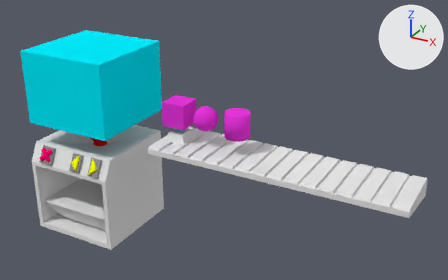
Renders of the Blender file SyncDemo/Assets/Models/Shelf.blend from each side of a commit.
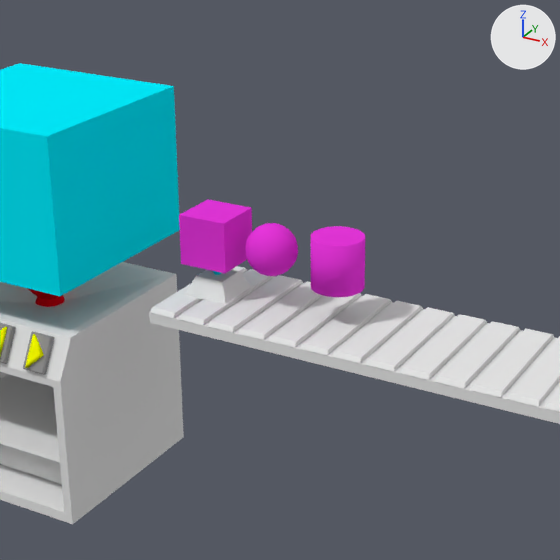
Each version is shown whole from a 50 mm camera at (3.42, -3.926, 3.001) aimed at (1.219, 0.076, 1.0), then close up on the part from 17% to 77% of the width and 0% to 95% of the height. Lighting does not change. The marker at upper right points along +X, +Y and +Z.

The scene before the commit, as lines of its bpy script (objects in view):
```python
me_cubemesh = bpy.data.meshes.new('CubeMesh')
me_cubemesh.from_pydata(...)  # a box spanning x -0.1..0.1, y -0.1..0.1, z -0.1..0.1
me_cubemesh.materials.append(mat_object)  # pink #e736da
me_cylindermesh = bpy.data.meshes.new('CylinderMesh')
me_cylindermesh.from_pydata(...)  # a 16-sided cylinder along z spanning x -0.1..0.1, y -0.1..0.1, z -0.1..0.1
for i in [*range(0, 14), 15, 16]: me_cylindermesh.polygons[i].use_smooth = True
me_cylindermesh.materials.append(mat_object)  # pink #e736da
me_shelfmesh = bpy.data.meshes.new('ShelfMesh')
me_shelfmesh.from_pydata([(-1.0, -0.27, 0.02), (-1.0, -0.27, 0.07), (-1.0, 0.27, -0.07), (-1.0, 0.27, 0.07), (1.07, -0.27, 0.02), (1.07, -0.27, 0.07), (1.07, 0.27, -0.07), (1.07, 0.27, 0.07)], [], [(1, 3, 2, 0), (3, 7, 6, 2), (7, 5, 4, 6), (5, 1, 0, 4), (0, 2, 6, 4), (5, 7, 3, 1)])
me_shelfmesh.materials.append(mat_implement_base)  # white #e7e7e7
me_spheremesh = bpy.data.meshes.new('SphereMesh')
me_spheremesh.from_pydata(...)  # a UV sphere (16 segments, 16 rings, poles along z) spanning x -0.1..0.1, y -0.1..0.1, z -0.1..0.1
me_spheremesh.polygons.foreach_set('use_smooth', [True] * 256)
me_spheremesh.materials.append(mat_object)  # pink #e736da
ob_cube = bpy.data.objects.new('Cube', me_cubemesh)
ob_cube.location = (0.85, 0.002, 1.194)
ob_cylinder = bpy.data.objects.new('Cylinder', me_cylindermesh)
ob_cylinder.location = (1.376, 0.002, 1.191)
ob_shelf = bpy.data.objects.new('Shelf', me_shelfmesh)
ob_shelf.location = (1.711, 0.0, 0.879)
ob_sphere = bpy.data.objects.new('Sphere', me_spheremesh)
ob_sphere.location = (1.096, 0.002, 1.184)
# also in view: 'Pedestal' at (0.85, 0.002, 1.028); 'Oven' at (-0.003, -0.04, 0.438); 'SingleStepForwardButton' at (0.276, -0.412, 0.733); 'ProjectionSpace' at (-0.003, 0.0, 1.254); 'ShelfTop' at (1.749, 0.0, 0.956)
```
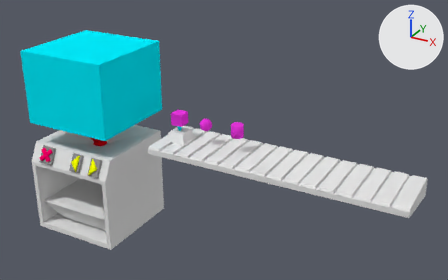
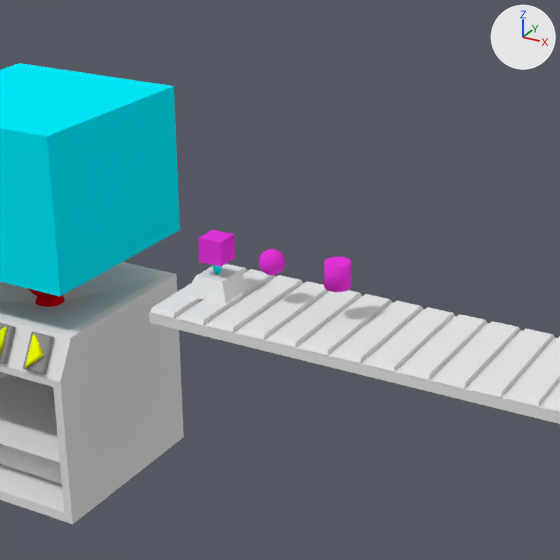
Location of each change, [x1, y1, x2, y2] in pixels of the close-ups (560 x 560 px):
'Cube', mesh rescaled, moved (49% narrower, 49% shorter)
    before: [179, 199, 252, 273]
    after: [198, 230, 235, 267]
'Cylinder', mesh rescaled, moved (49% narrower, 50% shorter)
    before: [311, 226, 365, 297]
    after: [324, 257, 351, 292]
'Sphere', mesh rescaled, moved (50% narrower, 50% shorter)
    before: [245, 223, 298, 276]
    after: [259, 249, 285, 275]

The change, as a list of edits to the scene's bpy script:
```text
Change me_cylindermesh:
    where me_cylindermesh.from_pydata(...)  # 32 vertices, 18 faces; spans x -0.1..0.1, y -0.1..0.1, z -0.1..0.1
    used by ob_cylinder; location = (1.376, 0.002, 1.191)
    me_cylindermesh part 1: the whole mesh is scaled about its middle by 0.5
Change me_spheremesh:
    where me_spheremesh.from_pydata(...)  # 242 vertices, 256 faces; spans x -0.1..0.1, y -0.1..0.1, z -0.1..0.1
    used by ob_sphere; location = (1.096, 0.002, 1.184)
    me_spheremesh part 2: the whole mesh is scaled about its middle by 0.5
Change me_cubemesh:
    where me_cubemesh.from_pydata(...)  # 8 vertices, 6 faces; spans x -0.1..0.1, y -0.1..0.1, z -0.1..0.1
    used by ob_cube; location = (0.85, 0.002, 1.194)
    me_cubemesh part 3: the whole mesh is scaled about its middle by 0.5
Change ob_cylinder:
    ob_cylinder.location: (1.376, 0.002, 1.191) -> (1.376, 0.002, 1.14)
Change ob_sphere:
    ob_sphere.location: (1.096, 0.002, 1.184) -> (1.096, 0.002, 1.133)
Change ob_cube:
    ob_cube.location: (0.85, 0.002, 1.194) -> (0.85, 0.002, 1.143)
```
